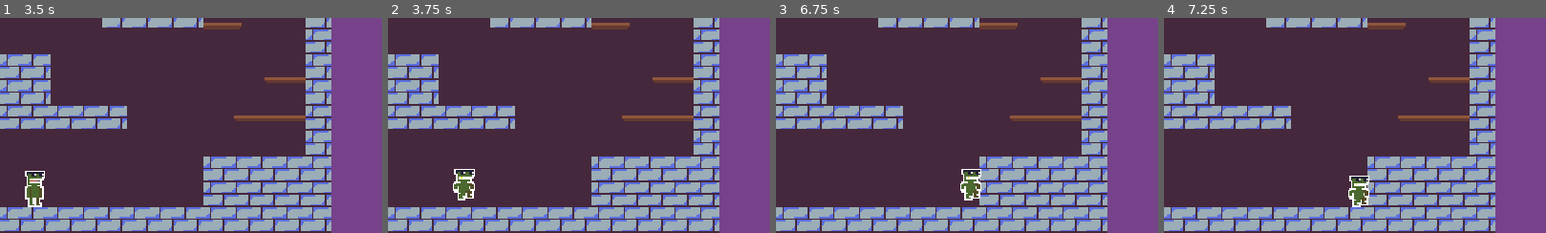
Above: before the commit, frames 1-4 (left to right).
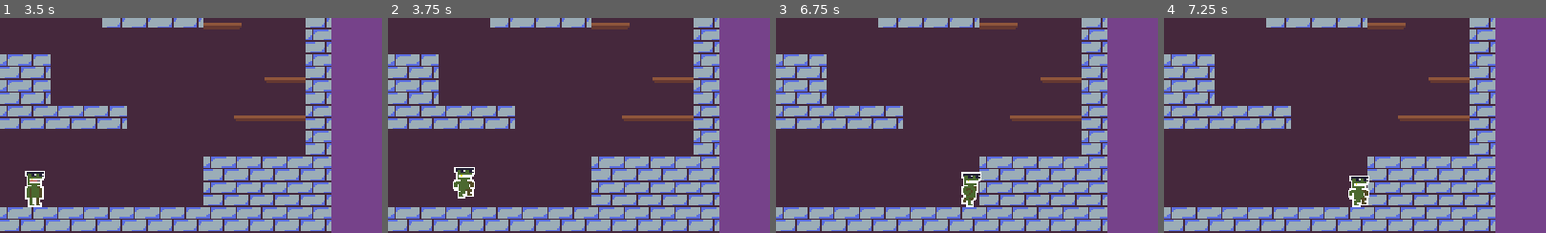
Above: after the commit, the same moments.

Repository: rthurmed/TorreDoAcrobata
Game: Godot game, scene res://src/StartMenu.tscn
The game is run twice, just before and just after one commit, with the same random seed, the same clock (stepped at 60 frames per second) and the same inputs.
Inputs (mouse positions are % of the whole screen's width and height, from its top left):
- Up to frame 1 (3.5 s): click "PLAY" at 0.5 s; click (6, 49) at 1.25 s; click (6, 68) at 2 s; click (6, 87) at 2.75 s
- Up to frame 2 (3.75 s): tap Enter at 3.5 s; hold Right (ui_right) from 3.53 s (still down); tap Z (jump) at 3.6 s
- Up to frame 3 (6.75 s): tap Z (jump) at 3.77, 4.07, 4.52, 4.55, 4.82, 5.1, 6.02, 6.05, 6.32, 6.6 s; tap G (godmode) at 4.35, 5.85 s; release Right (ui_right) at 5.03 s; hold Left (ui_left) 5.03-5.78 s; hold Right (ui_right) from 5.78 s (still down); tap Space at 6.5 s
- Up to frame 4 (7.25 s): keep holding Right (ui_right); tap Z (jump) at 6.77, 7.07 s
The pictures show only the part of the screen within x 30-80%, y 50-100%; the shares and areas given below are measured in that part.

Frame 1 is identical in both runs. In frame 2, 0.4% of the frame differs, in the area x 17-23%, y 69-85%; in frame 3, 0.6%, in the area x 48-54%, y 70-88%; in frame 4, nothing differs.

Commit message:
Improved wall jump power up

Diff:
--- a/project.godot
+++ b/project.godot
@@ -98,6 +98,8 @@
 "deadzone": 0.5,
 "events": [ Object(InputEventKey,"resource_local_to_scene":false,"resource_name":"","device":0,"alt":false,"shift":false,"control":false,"meta":false,"command":false,"pressed":false,"scancode":90,"unicode":0,"echo":false,"script":null)
 , Object(InputEventJoypadButton,"resource_local_to_scene":false,"resource_name":"","device":0,"button_index":0,"pressure":0.0,"pressed":false,"script":null)
+, Object(InputEventKey,"resource_local_to_scene":false,"resource_name":"","device":0,"alt":false,"shift":false,"control":false,"meta":false,"command":false,"pressed":false,"scancode":32,"unicode":0,"echo":false,"script":null)
+, Object(InputEventKey,"resource_local_to_scene":false,"resource_name":"","device":0,"alt":false,"shift":false,"control":false,"meta":false,"command":false,"pressed":false,"scancode":16777232,"unicode":0,"echo":false,"script":null)
  ]
 }
 godmode={
--- a/src/Player.gd
+++ b/src/Player.gd
@@ -10,11 +10,13 @@
 
 const SPEED = 9000
 const SPEED_ON_AIR = 7000
-const GRAVITY = 200
-const GRAVITY_SLIDE = 50
+const GRAVITY = 180
+const GRAVITY_SLIDE_DEFAULT = 90
+const GRAVITY_SLIDE_DIFF = 30
 const JUMP_POWER = -300
 const LIFE_DEFAULT = 2
 const JUMP_DEFAULT_MAX_N = 1
+const MAX_SLOT_N = 3
 
 var movement = Vector2()
 var velocity = Vector2()
@@ -28,6 +30,7 @@
 var has_started_jump = false
 
 var is_hability_walljump_enabled = false
+var gravity_slide = GRAVITY_SLIDE_DEFAULT
 
 var max_n_jumps = JUMP_DEFAULT_MAX_N
 var timesjumped = 0
@@ -51,7 +54,6 @@
 var power_ups = [-1, -1, -1]
 
 var is_godmode_enabled = false
-
 var waiting_hurt_sound = false
 
 func _ready():
@@ -162,7 +164,7 @@
 		if is_holding_jump:
 			velocity.y = lerp(velocity.y, 0, 5 * delta)
 		elif is_wall_sliding:
-			velocity.y = GRAVITY_SLIDE
+			velocity.y = gravity_slide
 			timesjumped = 0
 		else:
 			velocity.y = GRAVITY
@@ -232,6 +234,7 @@
 func update_power_ups():
 	var life_d = 0
 	var n_jump = JUMP_DEFAULT_MAX_N
+	var n_gravity_slide = GRAVITY_SLIDE_DEFAULT
 	var enable_wall_jump = false
 
 	for i in power_ups:
@@ -245,10 +248,12 @@
 			n_jump += 2
 		if i == PowerUpEnum.WALL_JUMP:
 			enable_wall_jump = true
+			n_gravity_slide -= GRAVITY_SLIDE_DIFF
 
 	max_life = LIFE_DEFAULT + life_d
 	life = max_life
 	max_n_jumps = n_jump
+	gravity_slide = n_gravity_slide
 	is_hability_walljump_enabled = enable_wall_jump
 
 	$Audio/PowerUp.play()
--- a/src/PowerUp.gd
+++ b/src/PowerUp.gd
@@ -14,7 +14,7 @@
 	PowerUpEnum.JUMP_PLUS_2: 	"+2 jump",
 	PowerUpEnum.LIFE_PLUS_1: 	"+1 life",
 	PowerUpEnum.LIFE_PLUS_2: 	"+2 life",
-	PowerUpEnum.WALL_JUMP:		"wall jump"
+	PowerUpEnum.WALL_JUMP:		"+wall slide"
 }
 
 signal interacting_with_holder(power_up_holder_path)
--- a/src/SaveDataManager.gd
+++ b/src/SaveDataManager.gd
@@ -84,4 +84,3 @@
 func update_sountrack():
 	var volume = MUSIC_ON if music else MUSIC_OFF
 	$"/root/Soundtrack".volume_db = volume
-	print(volume, ":", music)
--- a/src/World.tscn
+++ b/src/World.tscn
@@ -128,6 +128,12 @@
 [node name="Platform27" parent="Navigation2D/Platforms" instance=ExtResource( 5 )]
 position = Vector2( -207, -2713 )
 
+[node name="Platform28" parent="Navigation2D/Platforms" instance=ExtResource( 5 )]
+position = Vector2( -203, -2921 )
+
+[node name="Platform29" parent="Navigation2D/Platforms" instance=ExtResource( 5 )]
+position = Vector2( -21, -2921 )
+
 [node name="LargePlatforms" type="Node" parent="Navigation2D"]
 
 [node name="LargePlatform1" parent="Navigation2D/LargePlatforms" instance=ExtResource( 4 )]
@@ -195,6 +201,18 @@
 
 [node name="LargePlatform23" parent="Navigation2D/LargePlatforms" instance=ExtResource( 4 )]
 position = Vector2( -32, -2846 )
+
+[node name="LargePlatform24" parent="Navigation2D/LargePlatforms" instance=ExtResource( 4 )]
+position = Vector2( -159, -2883 )
+
+[node name="LargePlatform25" parent="Navigation2D/LargePlatforms" instance=ExtResource( 4 )]
+position = Vector2( -64, -2883 )
+
+[node name="LargePlatform26" parent="Navigation2D/LargePlatforms" instance=ExtResource( 4 )]
+position = Vector2( -30, -2958 )
+
+[node name="LargePlatform27" parent="Navigation2D/LargePlatforms" instance=ExtResource( 4 )]
+position = Vector2( -194, -2958 )
 
 [node name="MovingPlatforms" type="Node" parent="Navigation2D"]
 
@@ -410,10 +428,10 @@
 position = Vector2( -132, -2480 )
 
 [node name="Spinblade52" parent="Navigation2D/Spinblades" instance=ExtResource( 6 )]
-position = Vector2( -132, -2448 )
+position = Vector2( -150, -2455 )
 
 [node name="Spinblade53" parent="Navigation2D/Spinblades" instance=ExtResource( 6 )]
-position = Vector2( -132, -2416 )
+position = Vector2( -132, -2430 )
 
 [node name="Spinblade55" parent="Navigation2D/Spinblades" instance=ExtResource( 6 )]
 position = Vector2( -138, -2352 )
@@ -550,6 +568,14 @@
 
 [node name="PowerUp6" parent="Navigation2D/PowerUps" instance=ExtResource( 9 )]
 position = Vector2( -75, -1867 )
+power_up_code = 3
+
+[node name="PowerUp7" parent="Navigation2D/PowerUps" instance=ExtResource( 9 )]
+position = Vector2( -150, -2923 )
+power_up_code = 4
+
+[node name="PowerUp8" parent="Navigation2D/PowerUps" instance=ExtResource( 9 )]
+position = Vector2( -73, -2923 )
 power_up_code = 3
 
 [node name="Flys" type="Node" parent="Navigation2D"]
@@ -775,6 +801,10 @@
 [connection signal="stop_interacting_with_holder" from="Navigation2D/PowerUps/PowerUp5" to="Player" method="_on_PowerUp_stop_interacting_with_holder"]
 [connection signal="interacting_with_holder" from="Navigation2D/PowerUps/PowerUp6" to="Player" method="_on_PowerUp_interacting_with_holder"]
 [connection signal="stop_interacting_with_holder" from="Navigation2D/PowerUps/PowerUp6" to="Player" method="_on_PowerUp_stop_interacting_with_holder"]
+[connection signal="interacting_with_holder" from="Navigation2D/PowerUps/PowerUp7" to="Player" method="_on_PowerUp_interacting_with_holder"]
+[connection signal="stop_interacting_with_holder" from="Navigation2D/PowerUps/PowerUp7" to="Player" method="_on_PowerUp_stop_interacting_with_holder"]
+[connection signal="interacting_with_holder" from="Navigation2D/PowerUps/PowerUp8" to="Player" method="_on_PowerUp_interacting_with_holder"]
+[connection signal="stop_interacting_with_holder" from="Navigation2D/PowerUps/PowerUp8" to="Player" method="_on_PowerUp_stop_interacting_with_holder"]
 [connection signal="collected" from="Navigation2D/Flys/Fly1" to="." method="_on_Fly_collected"]
 [connection signal="collected" from="Navigation2D/Flys/Fly2" to="." method="_on_Fly_collected"]
 [connection signal="collected" from="Navigation2D/Flys/Fly3" to="." method="_on_Fly_collected"]
